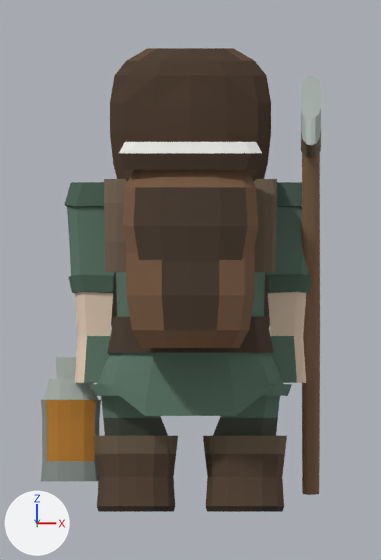
A saved change to the Blender file src-assets/blender/SM_VoxelDwarf_Miner01.blend.
Camera for both pictures: the file's camera 'r9cam.back'. Lighting does not change. The marker at lower left points along +X, +Y and +Z. The older version comes first.

Objects in the first picture: 'r9_belt', 'r9_body', 'r9_boots', 'r9_hair', 'r9_lantern', 'r9_pack', 'r9_pickaxe', 'r9_straps'.
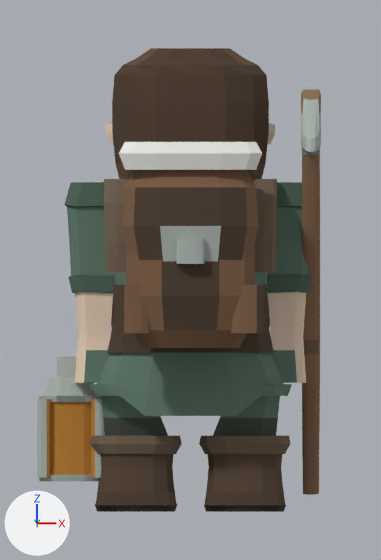
What changed in the scene script:
```text
Change me_r9_body_005:
    remove me_r9_body_005.from_pydata(...)  # 403 vertices, 409 faces; spans x 0.0..0.327, y -0.18..0.227, z 0.145..1.148
    add me_r9_body_005.from_pydata(...)  # 445 vertices, 449 faces; spans x 0.0..0.327, y -0.18..0.227, z 0.145..1.148
    me_r9_body_005 part 1: 18 vertices moved from x 0.0..0.205, y -0.075..0.09, z 0.905..1.016 to x 0.0..0.219, y -0.082..0.152, z 0.905..1.002; 14 vertices added at x 0.0..0.111, y -0.094..0.159, z 0.917
    me_r9_body_005 part 2: 28 vertices added at x 0.0..0.294, y -0.17..0.18, z 0.338..0.442
Change me_r9_hair:
    remove me_r9_hair.from_pydata(...)  # 56 vertices, 54 faces; spans x 0.0..0.209, y -0.196..0.118, z 0.845..1.2
    add me_r9_hair.from_pydata(...)  # 168 vertices, 188 faces; spans x -0.203..0.203, y -0.191..0.18, z 0.845..1.2
    me_r9_hair part 3: 56 vertices removed from x 0.0..0.209, y -0.196..0.118, z 0.845..1.2; 168 vertices added at x -0.203..0.203, y -0.191..0.18, z 0.845..1.2
Change me_r9_pack_001:
    remove me_r9_pack_001.from_pydata(...)  # 168 vertices, 198 faces; spans x -0.186..0.186, y -0.41..-0.176, z 0.424..0.958
    add me_r9_pack_001.from_pydata(...)  # 252 vertices, 312 faces; spans x -0.198..0.198, y -0.42..-0.176, z 0.424..0.958
    me_r9_pack_001 part 13: a new loose piece of 28 vertices spanning x -0.036..0.036, y -0.42..-0.386, z 0.642..0.706, in mat_m_voxeldwarf_r9 (picture img_r9)
    me_r9_pack_001 part 14: a new loose piece of 28 vertices spanning x 0.102..0.198, y -0.374..-0.296, z 0.462..0.588, in mat_m_voxeldwarf_r9 (picture img_r9)
    me_r9_pack_001 part 15: a new loose piece of 28 vertices spanning x -0.198..-0.102, y -0.374..-0.296, z 0.462..0.588, in mat_m_voxeldwarf_r9 (picture img_r9)
    me_r9_pack_001 part 16: 40 kept faces spanning x -0.186..0.186, y -0.41..-0.2, z 0.648..0.928 get new texture (UV) coordinates
Change me_r9_boots:
    remove me_r9_boots.from_pydata(...)  # 168 vertices, 188 faces; spans x -0.25..0.25, y -0.11..0.158, z 0.0..0.197
    add me_r9_boots.from_pydata(...)  # 1436 vertices, 2112 faces; spans x -0.259..0.259, y -0.114..0.166, z 0.0..0.197
    me_r9_boots part 17: 162 vertices removed from x -0.25..0.25, y -0.11..0.158, z 0.0..0.197; 1174 vertices added at x -0.259..0.259, y -0.112..0.166, z 0.0..0.197
    other edits to the shape of me_r9_boots do not show in these pictures
Change me_r9_lantern:
    remove me_r9_lantern.from_pydata(...)  # 168 vertices, 218 faces; spans x -0.388..-0.232, y -0.048..0.108, z 0.078..0.4
    add me_r9_lantern.from_pydata(...)  # 308 vertices, 418 faces; spans x -0.397..-0.223, y -0.056..0.116, z 0.078..0.402
    me_r9_lantern part 8: the loose piece of 28 vertices spanning x -0.368..-0.252, y -0.028..0.088, z 0.134..0.266 is copied, and the copy is scaled about its middle by (0.293, 0.31, 1.55), then moved by (-0.07, -0.068, -0.01); it spans x -0.397..-0.363, y -0.056..-0.02, z 0.088..0.292
    me_r9_lantern part 9: the loose piece of 28 vertices spanning x -0.368..-0.252, y -0.028..0.088, z 0.134..0.266 is copied, and the copy is scaled about its middle by (0.293, 0.31, 1.55), then moved by (0.07, -0.068, -0.01); it spans x -0.257..-0.223, y -0.056..-0.02, z 0.088..0.292
    me_r9_lantern part 10: a new loose piece of 28 vertices spanning x -0.396..-0.224, y -0.056..0.116, z 0.078..0.096, in mat_m_voxeldwarf_r9 (picture img_r9)
    me_r9_lantern part 11: 62 vertices moved from x -0.388..-0.232, y -0.048..0.108, z 0.078..0.4 to x -0.394..-0.226, y -0.054..0.114, z 0.096..0.348; 50 vertices removed from x -0.388..-0.232, y -0.048..0.108, z 0.13..0.4; 22 vertices added at x -0.384..-0.236, y -0.044..0.104, z 0.284..0.348
    me_r9_lantern part 12: 30 kept faces spanning x -0.39..-0.23, y -0.054..0.114, z 0.096..0.3 get new texture (UV) coordinates
    other edits to the shape of me_r9_lantern do not show in these pictures
Change me_r9_pickaxe:
    remove me_r9_pickaxe.from_pydata(...)  # 126 vertices, 156 faces; spans x 0.286..0.338, y -0.411..0.182, z 0.044..1.126
    add me_r9_pickaxe.from_pydata(...)  # 238 vertices, 288 faces; spans x 0.286..0.338, y -0.418..0.181, z 0.044..1.102
    me_r9_pickaxe part 4: the loose piece of 56 vertices spanning x 0.286..0.338, y -0.411..0.022, z 0.916..1.126 is rebuilt with 98 vertices and now spans x 0.286..0.338, y -0.418..-0.063, z 0.929..1.102
    me_r9_pickaxe part 5: the loose piece of 28 vertices spanning x 0.289..0.335, y -0.192..-0.119, z 0.867..0.975 is rebuilt with 28 vertices and now spans x 0.288..0.336, y -0.198..-0.136, z 0.924..0.981
    me_r9_pickaxe part 6: a new loose piece of 28 vertices spanning x 0.289..0.335, y -0.009..0.052, z 0.407..0.462, in mat_m_voxeldwarf_r9 (picture img_r9)
    me_r9_pickaxe part 7: 2 vertices moved within x 0.294..0.33, y 0.145, z 0.045; 26 vertices removed from x 0.288..0.336, y -0.032..0.182, z 0.044..0.529; 40 vertices added at x 0.288..0.336, y -0.121..0.181, z 0.044..0.773
    other edits to the shape of me_r9_pickaxe do not show in these pictures
Change ob_r9_hair:
    remove _m = ob_r9_hair.modifiers.new('Mirror', 'MIRROR')
    remove _m.use_clip = True
```

Location of each change, (x1, y1, x2, y2) in pixels of the pictures (381 x 560 px; the box of a moved part takes in the faces that stretch with it):
'r9_body', reshaped
    before: (64, 182, 311, 456)
    after: (64, 123, 311, 456)
'r9_pack', reshaped (7% wider)
    before: (119, 142, 262, 348)
    after: (114, 142, 267, 348)
'r9_hair', reshaped, modifiers changed
    before: (110, 48, 271, 182)
    after: (112, 48, 269, 180)
'r9_boots', reshaped
    before: (94, 436, 287, 512)
    after: (91, 436, 290, 512)
'r9_pickaxe', reshaped
    before: (301, 77, 321, 495)
    after: (301, 86, 321, 495)
'r9_lantern', reshaped (11% wider)
    before: (41, 357, 101, 481)
    after: (37, 356, 104, 481)
part 1 of me_r9_body_005, moved or reshaped (not visible before)
    after: (106, 123, 275, 144)
part 2 of me_r9_body_005, added
    after: (75, 336, 306, 383)
part 4 of me_r9_pickaxe, rebuilt (17% shorter)
    before: (301, 77, 321, 158)
    after: (301, 86, 321, 153)
part 5 of me_r9_pickaxe, rebuilt
    before: (302, 153, 320, 162)
    after: (302, 149, 320, 155)
part 6 of me_r9_pickaxe, added
    after: (303, 339, 319, 354)
part 7 of me_r9_pickaxe, moved or reshaped
    before: (302, 154, 320, 495)
    after: (302, 154, 320, 494)
part 8 of me_r9_lantern, added
    after: (37, 399, 50, 478)
part 9 of me_r9_lantern, added
    after: (91, 399, 104, 478)
part 10 of me_r9_lantern, added
    after: (39, 475, 99, 481)
part 11 of me_r9_lantern, moved or reshaped
    before: (41, 393, 101, 481)
    after: (39, 393, 101, 475)
part 12 of me_r9_lantern, surface changed
    both: (59, 396, 83, 400)
part 13 of me_r9_pack_001, added
    after: (177, 239, 204, 264)
part 14 of me_r9_pack_001, added (brown)
    after: (230, 285, 267, 333)
part 15 of me_r9_pack_001, added (brown)
    after: (114, 285, 151, 333)
part 16 of me_r9_pack_001, surface changed (brown to grey)
    both: (119, 153, 262, 261)
